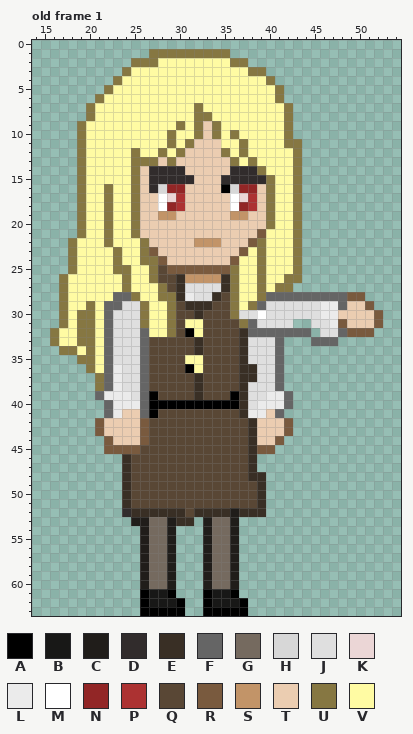
File history of a pixel-art file, Assets/_Project/Sprites/Layla/layla.aseprite. The first picture shows the starting point.
64x64 pixels, 1 frame. Colours within 5 levels of each other are drawn and written as one. Shown: old frame 1: x 14..54, y 0..63. The commit also changed other frames, which this record leaves out.
Visible layers, top first: "Shoot", "Base".
Palette (. is transparent): A #000000  B #181817  C #201d1a  D #312c2c  E #392f25  F #656565  G #756a5f  H #d7d7d7  J #dfdfdf  K #ebd6d6  L #ebebeb  M #ffffff  N #922626  P #ac3232  Q #594735  R #795a3e  S #c29468  T #ebcdb1  U #867742  V #fffba3
Pixels before, old frame 1 (only the part around the change), first column x 31:
18 TTTTTMNPTUVVU.....
19 TTTTTSSTTUVVU.....
20 TTTTTTTTTUVVU.....
21 TTTTTTTTRVVVU.....
22 TSSSTTTRUVVVU.....
23 TTTTTTRVUVVVU.....
24 TTTTTRVVUVVVU.....
25 RRRRRUVVUVVVU.....
26 SSSSEUVVUVVUU.....
27 JJJJEUVVUVUU......
28 LJJEQUVVUFFFFFFFFF
29 EEEQQUVUFJJJJJJLLF
30 QEQQQUJJMJJJJJJLLT
31 VVQQQQUFJJJJ..JJLR
32 AVQQQQEFFFFFFF.JJF
33 QEQQQQEJJJF...FFF.
34 QEQQQQEJJJF.......
35 VVQQQQEJJJF.......
36 AVQQQQEEJJF.......
37 QEQQQQEEJJF.......
38 QEQQQQEJJJF.......
39 QEQQQAEJJLLF......
40 AAAAAAEJLLLF......
41 QQQQQQELLTF.......
42 QQQQQQQETTTR......
43 QQQQQQQETTTR......
44 QQQQQQQETTR.......
45 QQQQQQQERR........
46 QQQQQQQE..........
47 QQQQQQQE..........
48 QQQQQQQEE.........
49 QQQQQQQQE.........
50 QQQQQQQQE.........
51 QQQQQQQQE.........
52 QEEEECEEE.........
53 E.CGGC............
54 ..CGGC............
55 ..CGGC............
56 ..CGGC............
Now the later version:
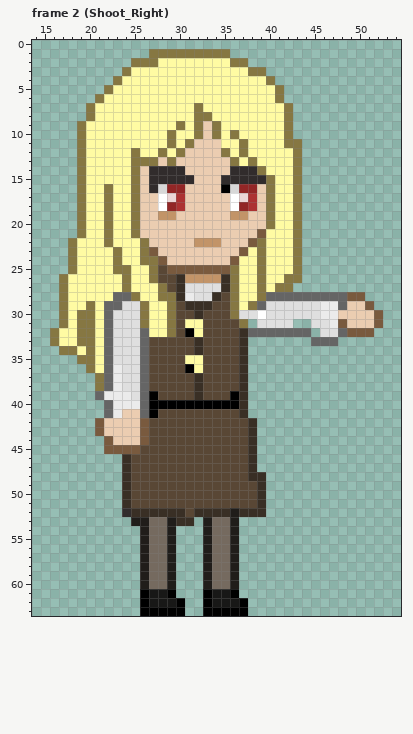
A new or re-ordered frame is compared with the old frame closest to it.
Change:
frames 1 -> 2
layer "Base" removed
Changed rows in their new state; - is an unchanged pixel.
Frame 2 (Shoot_Right) is new; against old frame 1:
first column x 38:
31 .----
33 ....-
34 ....-
35 ....-
36 ....-
37 ....-
38 ....-
39 .....
40 .....
41 ....-
42 -....
43 -....
44 -...-
45 -..--
Pixel boxes of the changes (left, top, right, bottom) in both pictures:
erased: (248, 319, 293, 454)
